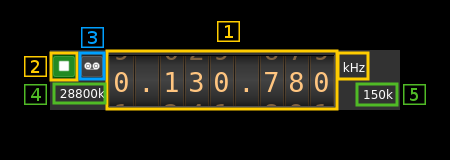
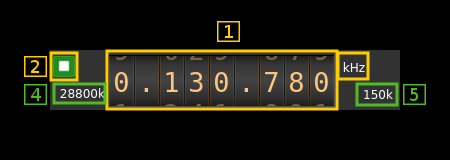
Revision of a layered (450, 160) image; what changed, layer by layer:
removed layer "3" over box(81, 27, 104, 48)
renamed "Overlay_03" to "Patch_01", moved it above "Pasted Layer", painted on it over box(78, 51, 106, 81)
